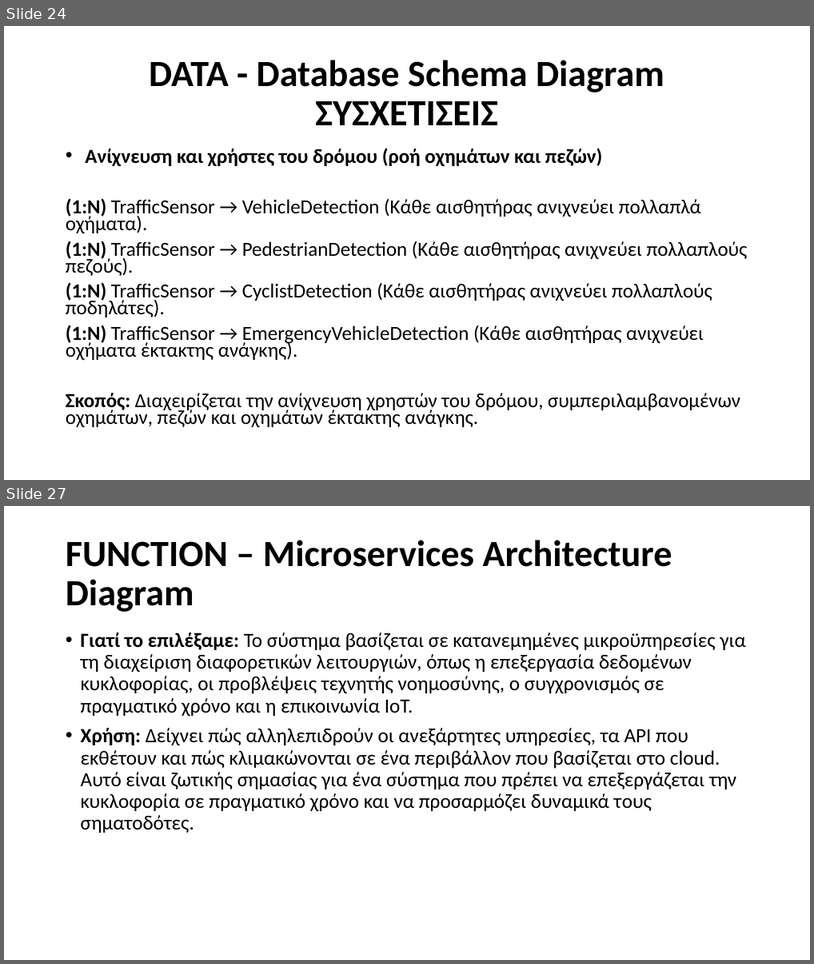
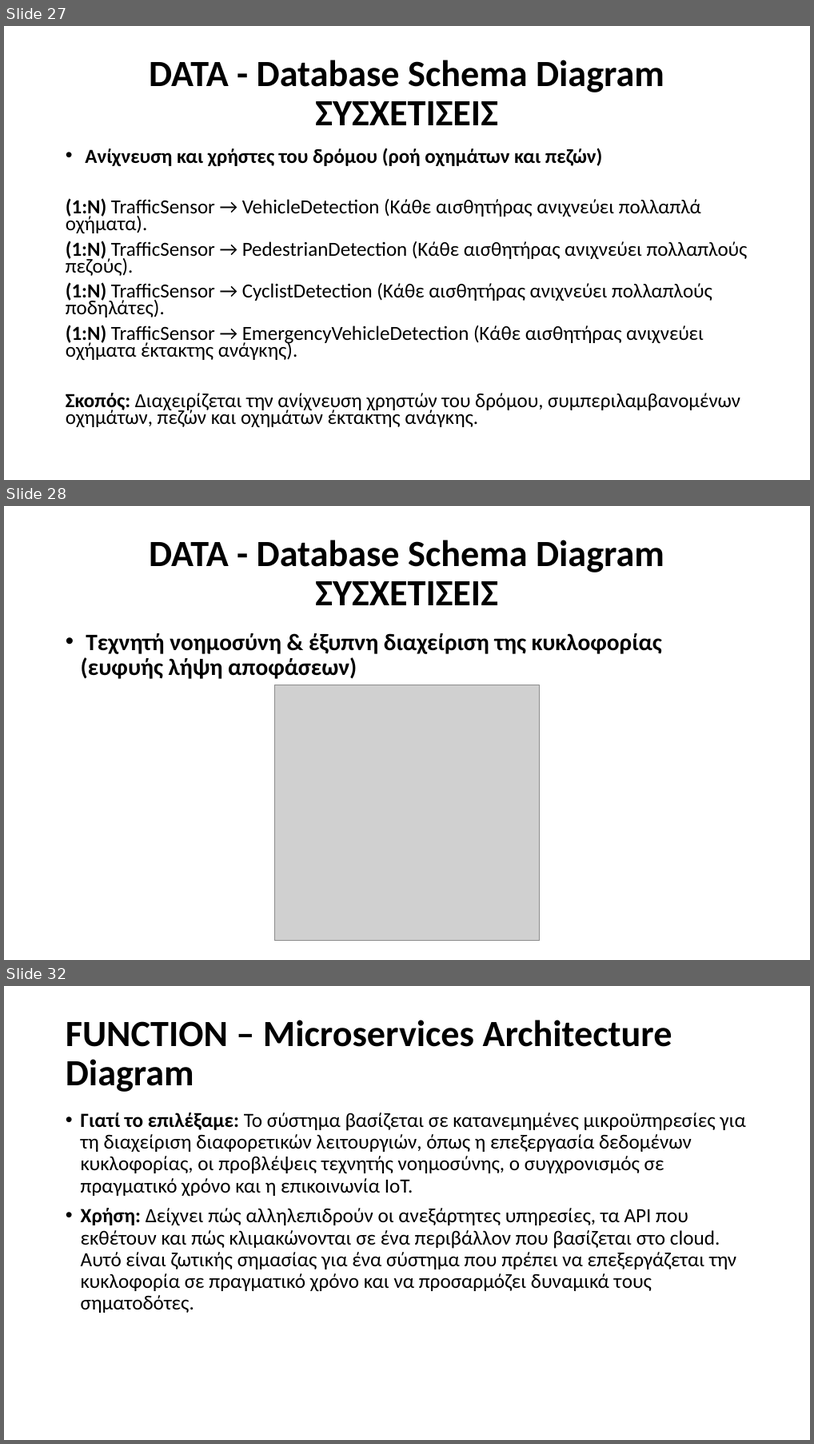
Before and after one commit to Ath21/STL_Drive, a slide deck: Presentation.pptx. Shown one above the other, each under a label of ours: slides 24 and 27 before the commit, slides 27, 28 and 32 after it; the slides between them are not shown. The pictures are 814x964 and 814x1444 pixels, drawn with LibreOffice and Linux fonts; fonts in the diff are those of the drawing; grey boxes stand for pictures. Boxes give left, top, right and bottom in pixels: in the first picture for what was removed or moved away, otherwise in the second. Text is boxed around its words. In the diff, an @@ line names an element or a change of style, - is before the commit and + after.

```diff
--- a/Presentation.pptx
+++ b/Presentation.pptx
@@ slide 28 added at (4,506,810,960), background #FFFFFF @@
@@ title added at (149,540,665,605), 44 pt, text #000000, bold @@
+DATA - Database Schema Diagram
+ΣΥΣΧΕΤΙΣΕΙΣ
@@ text added at (81,633,662,679), 28 pt, text #000000, bold @@
+• Τεχνητή νοημοσύνη & έξυπνη διαχείριση της κυκλοφορίας (ευφυής λήψη αποφάσεων)
@@ picture added at (275,685,539,940) @@
@@ what was slide 24 is now slide 27 @@
@@ what was slide 27 is now slide 32 @@
```
Also in this commit, not shown: 4 slides changed, 4 other slides added, 6 other files.
